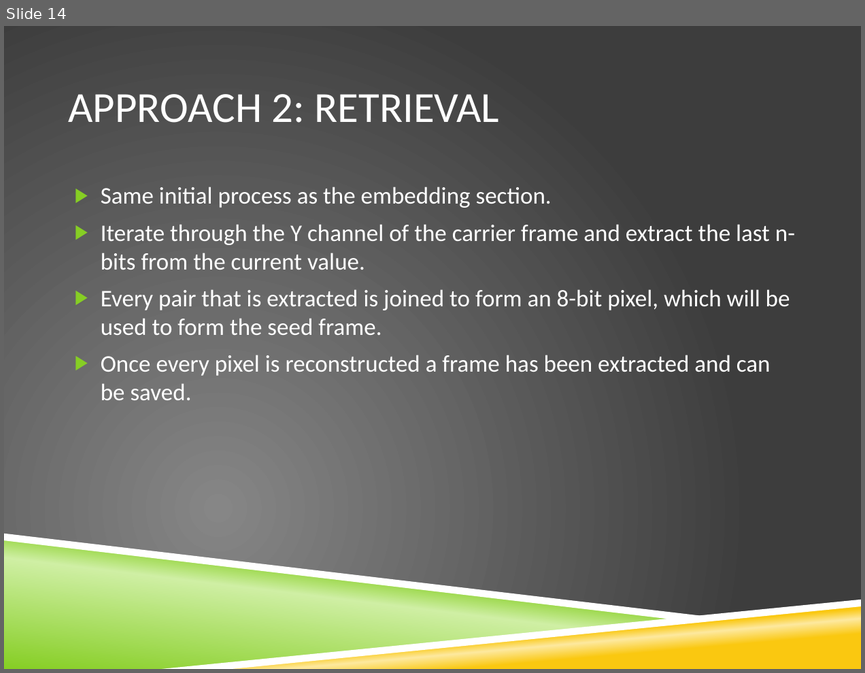
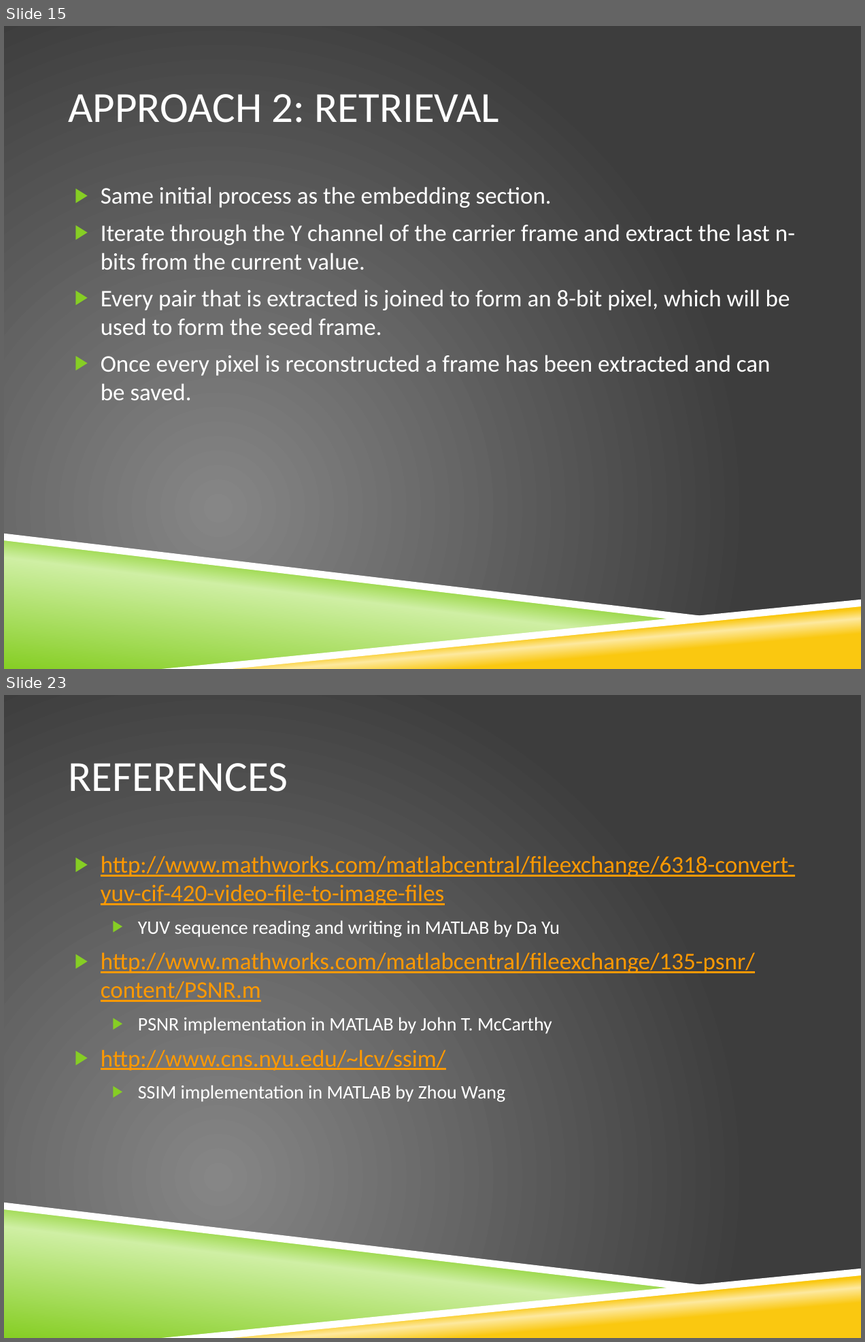
Before and after one commit to grpbwl/videoSteganography, a slide deck: results/CSE509_Video_Steganography.pptx. Shown one above the other, each under a label of ours: slide 14 before the commit, slides 15 and 23 after it; the slides between them are not shown. The pictures are 865x673 and 865x1342 pixels, drawn with LibreOffice and Linux fonts; fonts in the diff are those of the drawing; background and template pictures are left out. Boxes give left, top, right and bottom in pixels: in the first picture for what was removed or moved away, otherwise in the second. Text is boxed around its words. In the diff, an @@ line names an element or a change of style, - is before the commit and + after.

```diff
--- a/results/CSE509_Video_Steganography.pptx
+++ b/results/CSE509_Video_Steganography.pptx
@@ slide 23 added at <box>4,695,861,1338</box>, background picture (left out); not listed: 4 template elements that a slide beside it also shows @@
@@ title added at <box>68,763,288,792</box>, 36 pt, text #FFFFFF @@
+REFERENCES
@@ text added at <box>101,855,795,1102</box>, 20 pt, text #FF9900, underline @@
+▶ http://www.mathworks.com/matlabcentral/fileexchange/6318-convert-yuv-cif-420-video-file-to-image-files
+  ▶ YUV sequence reading and writing in MATLAB by Da Yu
+▶ http://www.mathworks.com/matlabcentral/fileexchange/135-psnr/content/PSNR.m
+  ▶ PSNR implementation in MATLAB by John T. McCarthy
+▶ http://www.cns.nyu.edu/~lcv/ssim/
+  ▶ SSIM implementation in MATLAB by Zhou Wang
@@ what was slide 14 is now slide 15 @@
```
Also in this commit, not shown: 7 slides changed, 5 other slides added.
